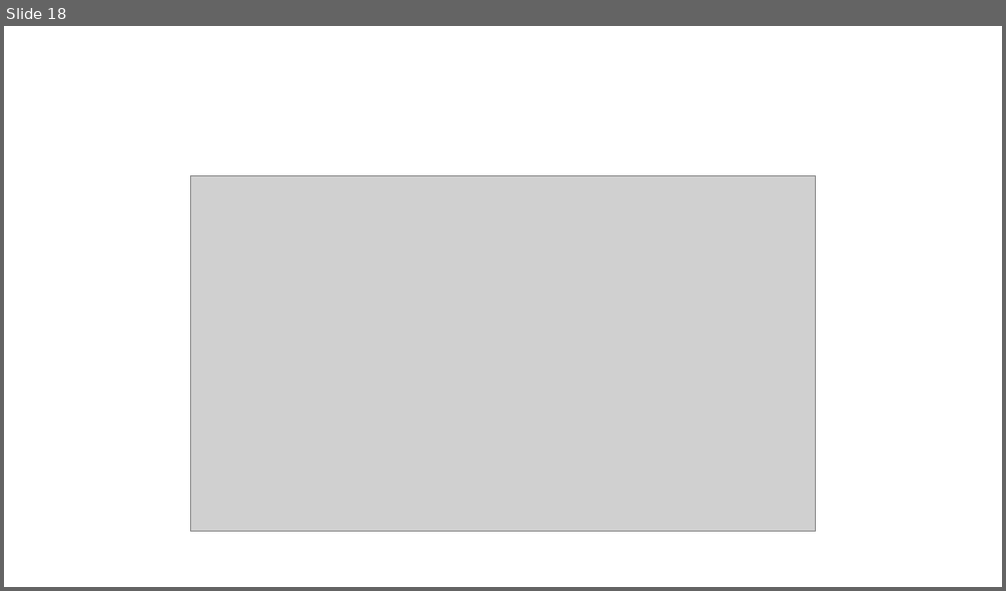
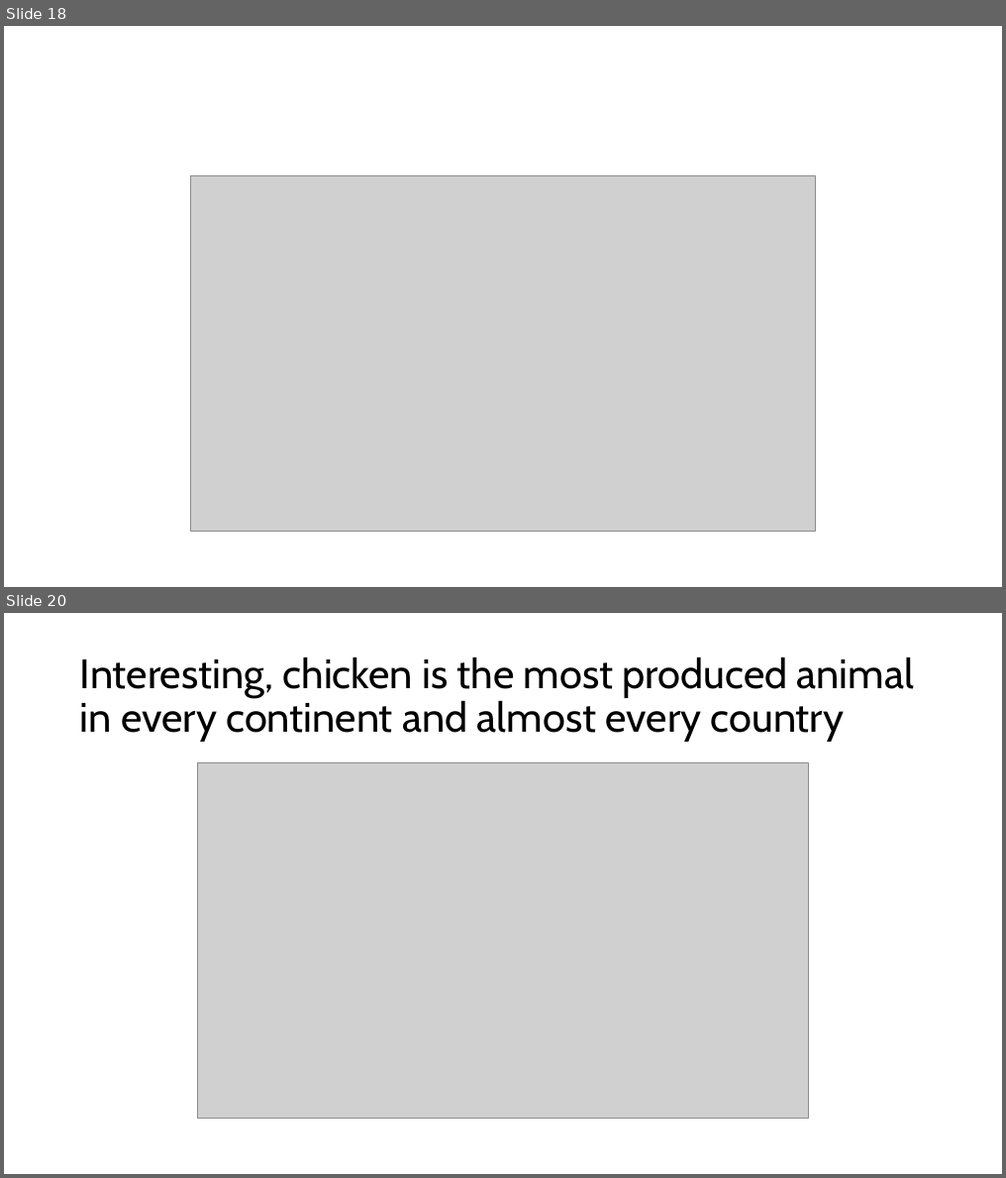
Before and after one commit to Corey-Holton/Project1, a slide deck: Working files/Group Project.pptx. Shown one above the other, each under a label of ours: slide 18 before the commit, slides 18 and 20 after it; the slides between them are not shown. The pictures are 1006x591 and 1006x1178 pixels, drawn with LibreOffice and Linux fonts; fonts in the diff are those of the drawing; grey boxes stand for pictures. Boxes give left, top, right and bottom in pixels: in the first picture for what was removed or moved away, otherwise in the second. Text is boxed around its words. In the diff, an @@ line names an element or a change of style, - is before the commit and + after.

```diff
--- a/Working files/Group Project.pptx
+++ b/Working files/Group Project.pptx
@@ slide 20 added at bbox=[4, 613, 1002, 1174], background #FFFFFF @@
@@ title added at bbox=[80, 657, 914, 742], 39.6 pt, text #000000 @@
+Interesting, chicken is the most produced animal in every continent and almost every country
@@ picture added at bbox=[198, 762, 809, 1119] @@
```
Also in this commit, not shown: 1 other slide added, 1 other file.
